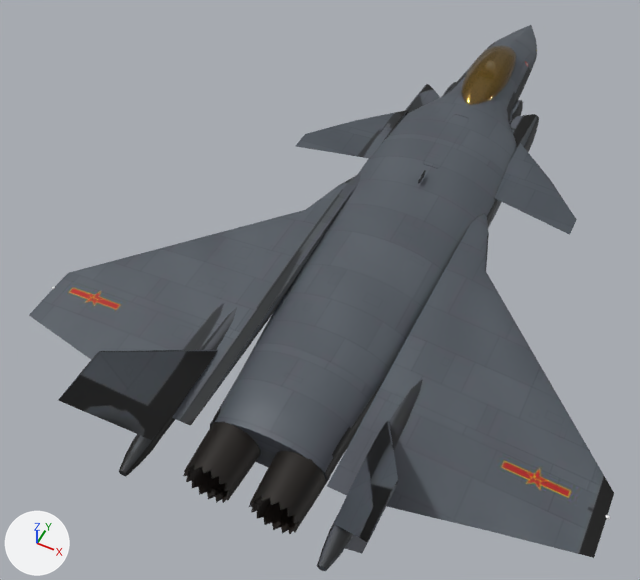
What one commit did to the glTF model models/aircraft/j20.glb.
Rendered twice from a 50 mm lens placed at (5.5, -26.7, 16.0), pointed at (-1.4, -12.9, -1.1). Every picture has the same lights, and +X, +Y and +Z are marked at lower left. The picture after the commit comes second. Vertices at exactly the same position are counted once.

Objects in the first picture: 'j20'.
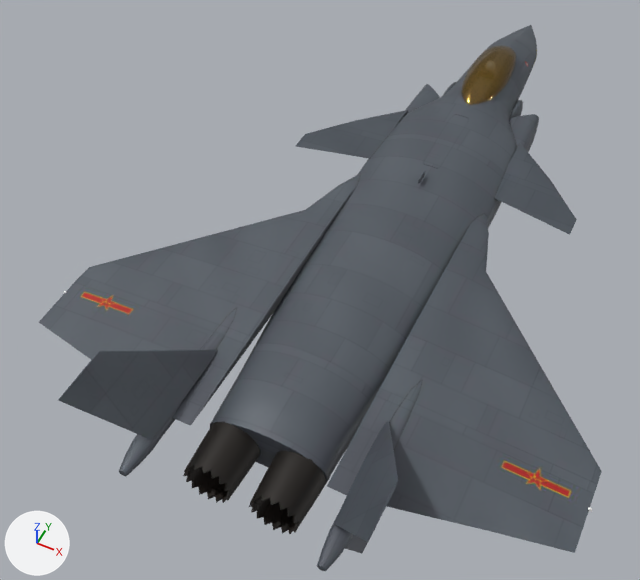
Changed parts and their boxes [x1, y1, x2, y2] in the pictures (640 x 580 px; the box of a moved part takes in the faces that stretch with it):
'j20', reshaped
    before: [29, 25, 614, 571]
    after: [39, 25, 602, 571]
part 1 of me_j20, moved or reshaped
    before: [491, 383, 614, 558]
    after: [491, 383, 602, 553]
part 2 of me_j20, moved or reshaped
    before: [29, 243, 179, 354]
    after: [39, 243, 179, 354]
part 3 of me_j20, surface changed
    before: [59, 43, 614, 571]
    after: [59, 43, 602, 571]

The change in detail:
me_j20 is used by ob_j20; location (0.0, 0.0, 0.0).
me_j20 had 10435 vertices, 20510 faces and spanned x -6.9..6.9, y -20.3..0.0, z -1.2..2.3.
me_j20 now has 10435 vertices, 20510 faces and spans x -6.5..6.5, y -20.3..0.0, z -1.2..2.3.
me_j20 part 1: 96 of 10435 vertices moved; they spanned x 5.3..6.8, y -17.9..-14.5, z -0.1..0.0 and now span x 5.2..6.5, y -17.9..-14.4, z -0.1..0.0; mean shift (-0.2, 0.1, 0.0); largest move (6.8, -16.0, -0.1) -> (6.4, -15.6, -0.1).
me_j20 part 2: 96 of 10435 vertices moved; they spanned x -6.8..-5.3, y -17.9..-14.5, z -0.1..0.0 and now span x -6.5..-5.2, y -17.9..-14.4, z -0.1..0.0; mean shift (0.2, 0.1, 0.0); largest move (-6.8, -16.0, -0.1) -> (-6.4, -15.6, -0.1).
me_j20 part 3: 11087 kept faces spanning x -6.5..6.5, y -20.3..0.0, z -1.2..2.3 get new texture (UV) coordinates.
Other edits to the shape of me_j20 do not show in these pictures.
